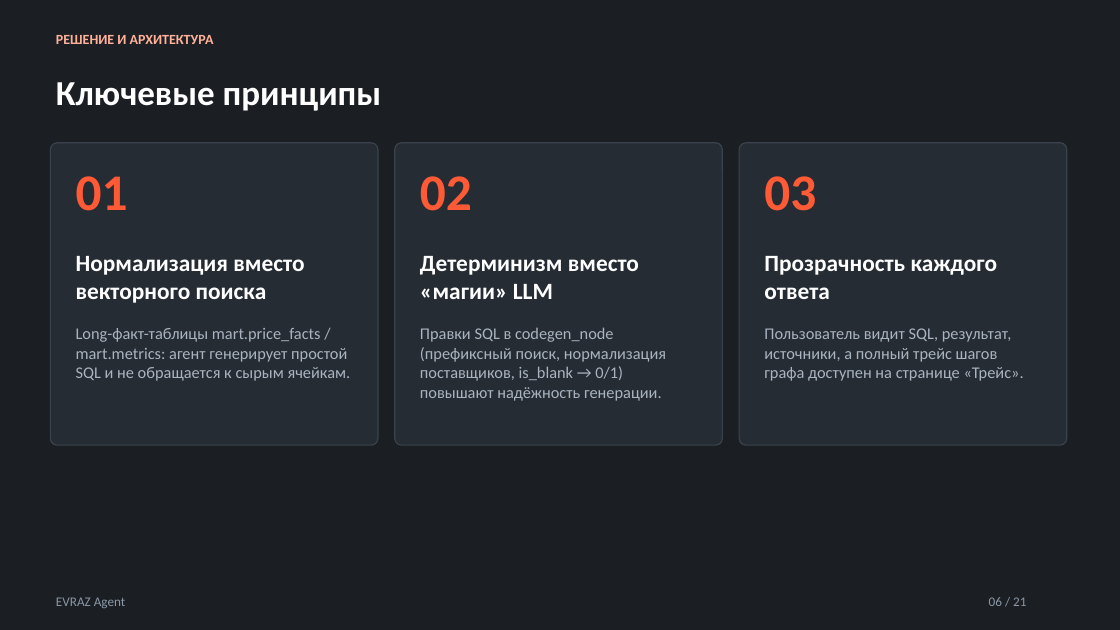
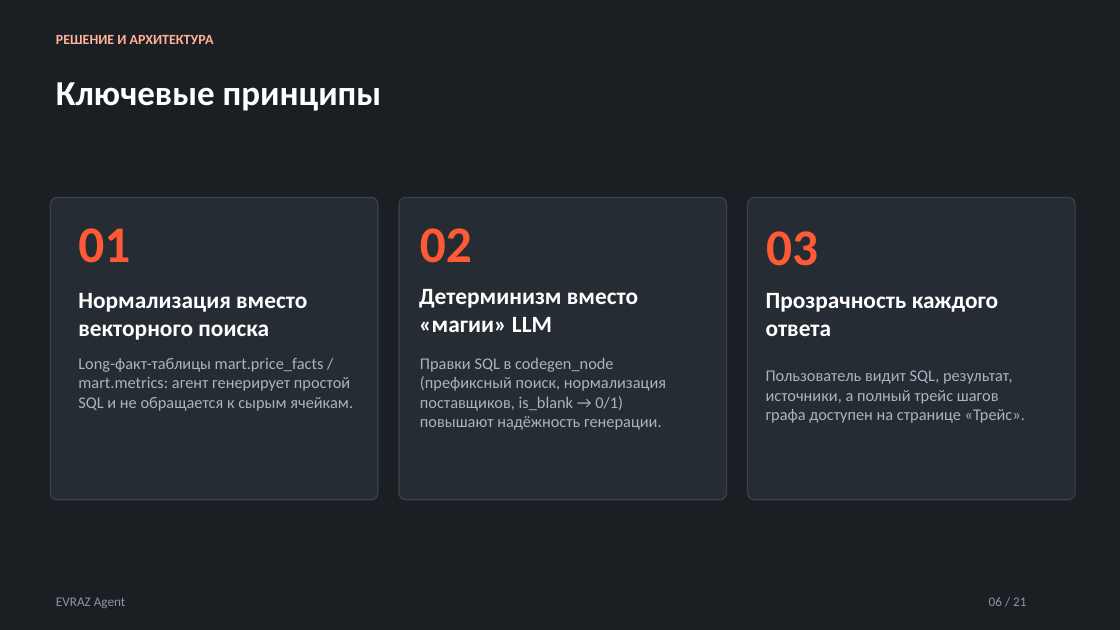
Before and after one commit to kostIT13/EVRAZ_ExcelAgent, a slide deck: slide 4 of data/EVRAZ_Agent_unified.pptx (slide 5 before the commit). Drawn at 1120x630 pixels with LibreOffice and Linux fonts; fonts in the diff are those of the drawing. Boxes give left, top, right and bottom in pixels: in the first picture for what was removed or moved away, otherwise in the second. Text is boxed around its words. In the diff, an @@ line names an element or a change of style, - is before the commit and + after.

Commit message:
update presentation 2

```diff
--- a/data/EVRAZ_Agent_unified.pptx
+++ b/data/EVRAZ_Agent_unified.pptx
@@ rounded rectangle: place and size @@
-rounded rectangle at [50, 143, 378, 445]
+rounded rectangle at [50, 197, 378, 500]
@@ rounded rectangle: place and size @@
-rounded rectangle at [395, 143, 723, 445]
+rounded rectangle at [399, 197, 727, 500]
@@ rounded rectangle: place and size @@
-rounded rectangle at [739, 143, 1067, 445]
+rounded rectangle at [748, 197, 1075, 500]
@@ text "01": place and size @@
-text "01" at [76, 176, 128, 211]
+text "01" at [78, 228, 130, 263]
@@ text "02": place and size @@
-text "02" at [420, 176, 472, 211]
+text "02" at [420, 228, 472, 263]
@@ text "03": place and size @@
-text "03" at [764, 176, 816, 211]
+text "03" at [766, 231, 818, 266]
@@ text "Детерминизм вместо «магии» LLM": place and size @@
-text "Детерминизм вместо «магии» LLM" at [420, 256, 639, 299]
+text "Детерминизм вместо «магии» LLM" at [419, 289, 638, 332]
@@ text "Long-факт-таблицы mart.price_facts / mart.metrics: агент ...": place and size @@
-text "Long-факт-таблицы mart.price_facts / mart.metrics: агент ..." at [76, 328, 351, 381]
+text "Long-факт-таблицы mart.price_facts / mart.metrics: агент ..." at [78, 358, 353, 411]
@@ text "Правки SQL в codegen_node (префиксный ...": place and size @@
-text "Правки SQL в codegen_node (префиксный ..." at [420, 327, 666, 401]
+text "Правки SQL в codegen_node (префиксный ..." at [420, 357, 666, 430]
@@ 3 texts: place and size @@
-3 texts at [76, 256, 1024, 381]
+3 texts at [78, 293, 1025, 423]
```
Also in this commit, not shown: 1 other slide changed, 2 slides removed, 1 other file.
